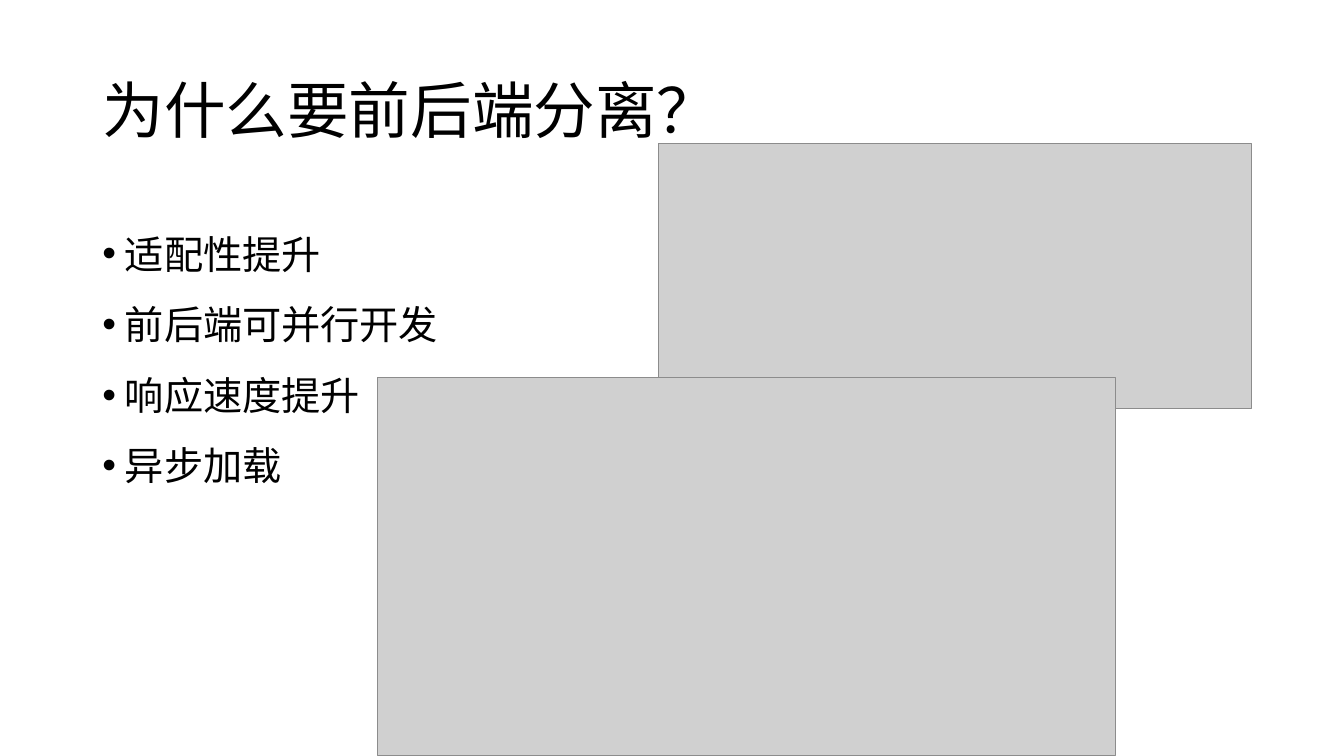
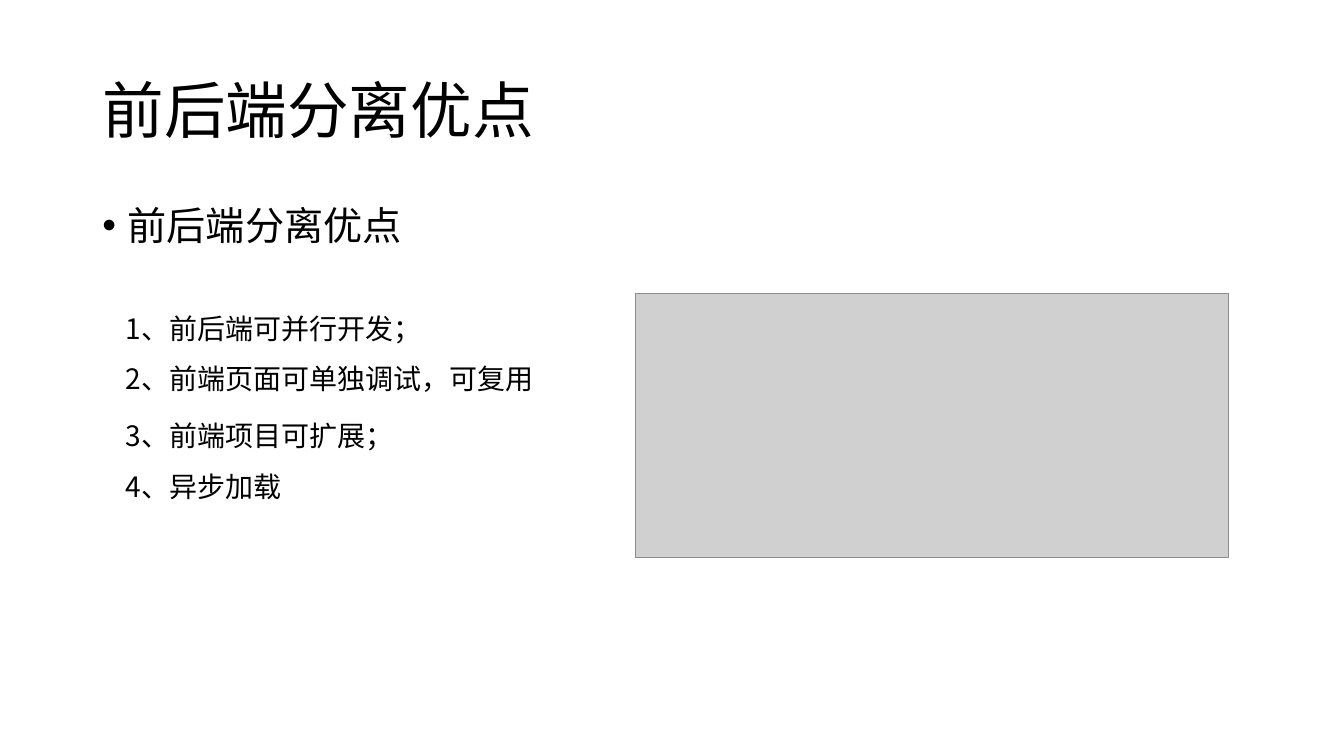
Before and after one commit to candisecandise/gitpractice, a slide deck: slide 9 of 前后端分离初探.pptx (slide 10 before the commit). Drawn at 1344x756 pixels with LibreOffice and Linux fonts; fonts in the diff are those of the drawing; grey boxes stand for pictures. Boxes give left, top, right and bottom in pixels: in the first picture for what was removed or moved away, otherwise in the second. Text is boxed around its words. In the diff, an @@ line names an element or a change of style, - is before the commit and + after.

Commit message:
【修改内容】前后端分离ppt vscode-setting vue例子 【修改人】weizejuan 【是否审核】NA

```diff
--- a/前后端分离初探.pptx
+++ b/前后端分离初探.pptx
@@ title at [102, 81, 533, 138]: text changed @@
-为什么要前后端分离？
+前后端分离优点
@@ text added at [128, 207, 402, 244], 28 pt, text #000000 @@
+• 前后端分离优点
@@ text removed at [125, 236, 438, 483] @@
-• 适配性提升
-• 前后端可并行开发
-• 响应速度提升
-• 异步加载
@@ picture: place and size @@
-picture at [658, 143, 1251, 407]
+picture at [635, 293, 1228, 558]
@@ text added at [126, 315, 534, 392], 20 pt, text #000000 @@
+1、前后端可并行开发；
+2、前端页面可单独调试，可复用
@@ picture removed at [378, 378, 1117, 755] @@
@@ text added at [126, 422, 394, 499], 20 pt, text #000000 @@
+3、前端项目可扩展；
+4、异步加载
```
Also in this commit, not shown: 14 other slides changed, 17 slides added, 10 slides removed, 8 other files.
